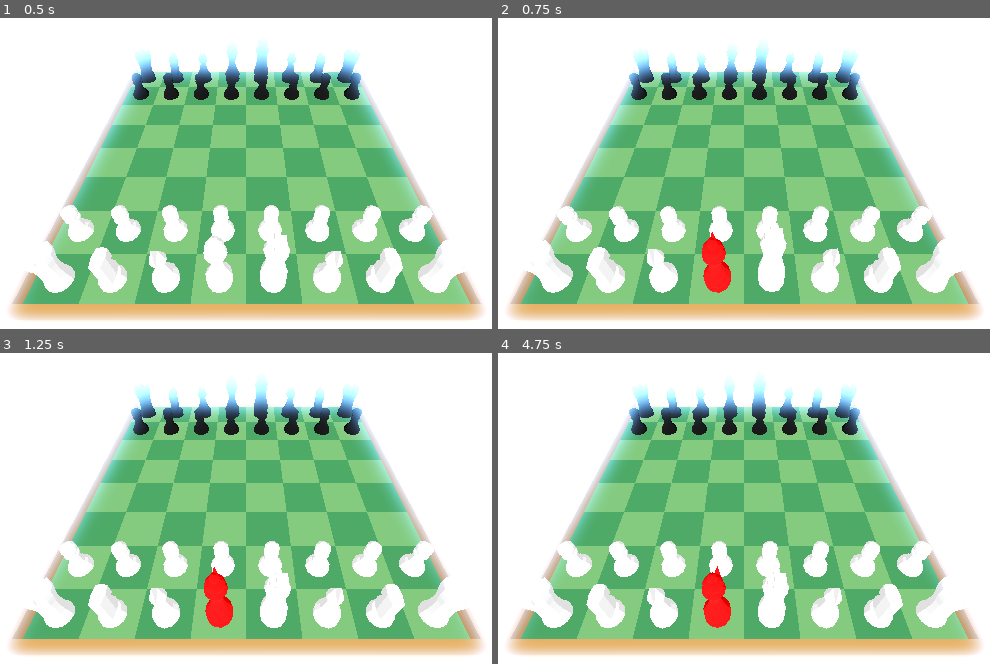
Above: before the commit, frames 1-4 (two rows, left to right).
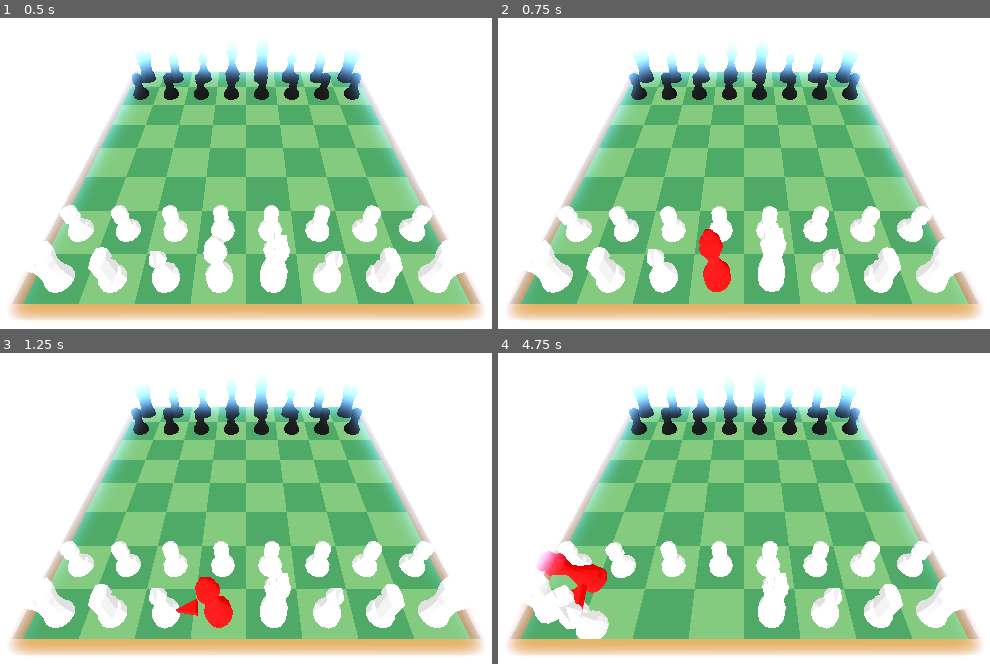
Above: after the commit, the same moments.

Repository: rickyguerin/Fairway-Chess-Jam-Submission
Game: Godot game, scene res://scenes/game.tscn
Same seed, same stepped clock (60 frames per second), same inputs: the game is played once before the commit and once after it.
Inputs (mouse positions are in pixels of both pictures, inside the frame that each line leads up to):
- Up to frame 1 (0.5 s): no input
- Up to frame 2 (0.75 s): move the mouse to (704, 238) at 0.52 s; hold A (A) from 0.53 s (still down); click (704, 238) at 0.67 s
- Up to frame 3 (1.25 s): keep holding A (A)
- Up to frame 4 (4.75 s): move the mouse to (985, 552) at 1.27 s; release A (A) at 1.28 s; tap D (D) at 1.35 s; click (985, 552) at 1.42 s; move the mouse to (502, 415) at 2.02 s; hold E (E) 2.03-2.78 s; click (502, 415) at 2.17 s; move the mouse to (783, 483) at 2.77 s; tap Q (Q) at 2.85 s; click (783, 483) at 2.92 s; move the mouse to (625, 371) at 3.52 s; tap Space (Space) at 3.6 s; click (625, 371) at 3.67 s; move the mouse to (921, 461) at 4.27 s; tap A (A) at 4.35 s; click (921, 461) at 4.42 s

Frame 1 is identical in both runs. In frame 2, 0.2% of the frame differs, in the area x 40-48%, y 67-89%; in frame 3, 0.5%; in frame 4, 4.3%, in the area x 5-58%, y 60-92%.

Commit message:
Remove more code that sets rotation directly

Diff:
--- a/godot/scripts/PlayerPiece.gd
+++ b/godot/scripts/PlayerPiece.gd
@@ -31,9 +31,6 @@
 
 	elif Input.is_action_pressed("D"):
 		rotate_y(-0.05)
-
-	var dir = -starting_directions[direction_index]
-	set_rotation_degrees(Vector3(0, clamp(rotation_degrees.y, dir - max_angle, dir + max_angle), 0))
 
 
 func _input(event):
